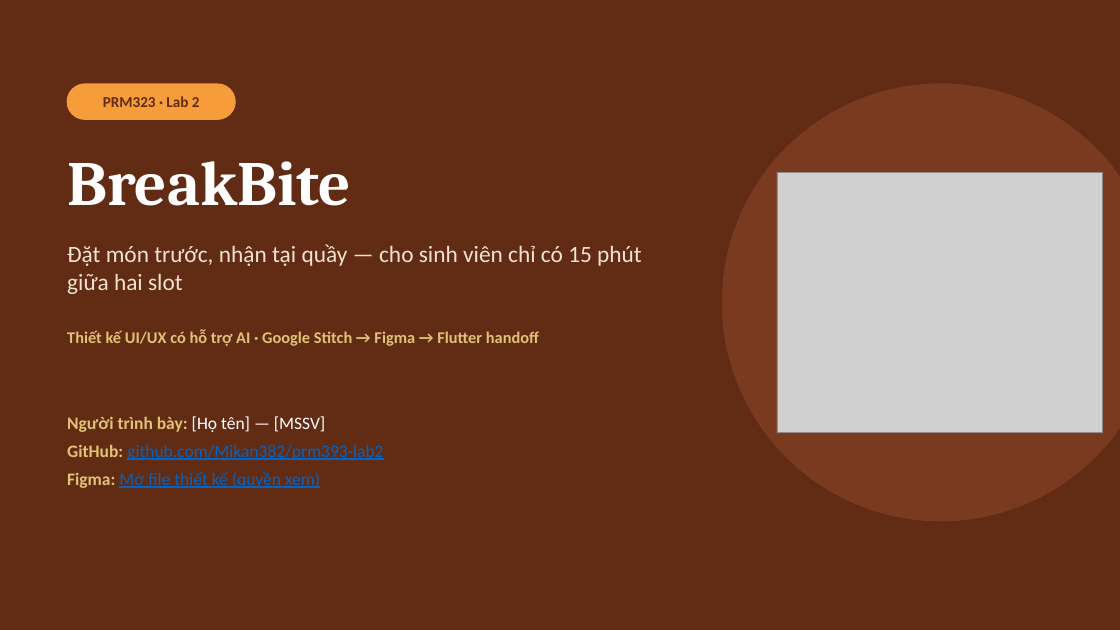
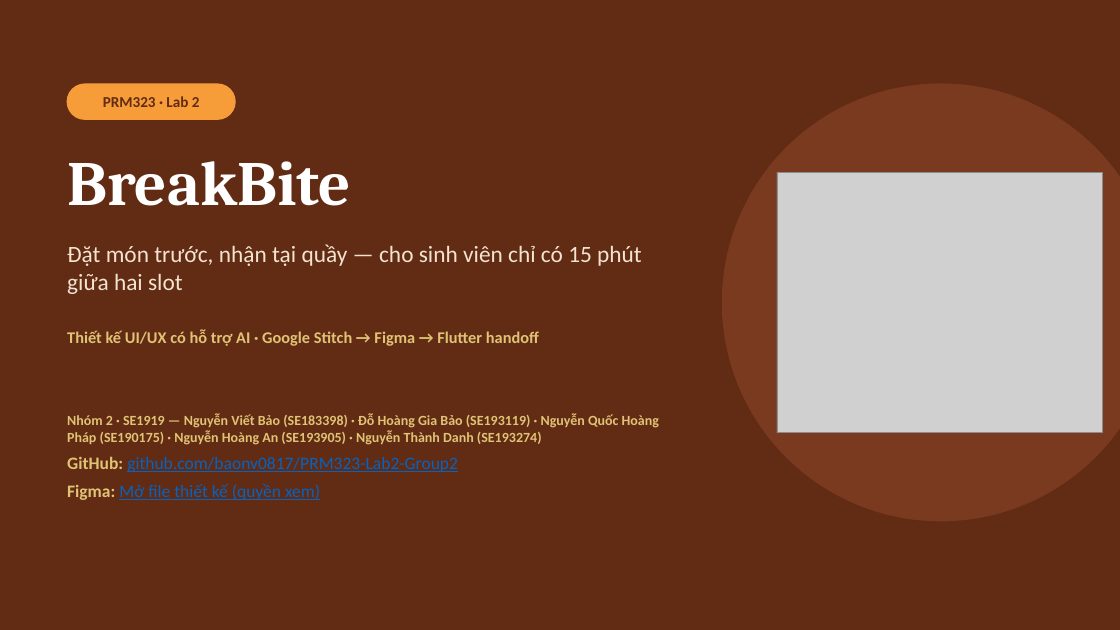
Before and after one commit to baonv0817/PRM323-Lab2-Group2, a slide deck: slide 1 of slides/BreakBite_Lab2_Presentation.pptx. Drawn at 1120x630 pixels with LibreOffice and Linux fonts; fonts in the diff are those of the drawing; grey boxes stand for pictures. Boxes give left, top, right and bottom in pixels: in the first picture for what was removed or moved away, otherwise in the second. Text is boxed around its words. In the diff, an @@ line names an element or a change of style, - is before the commit and + after.

```diff
--- a/slides/BreakBite_Lab2_Presentation.pptx
+++ b/slides/BreakBite_Lab2_Presentation.pptx
@@ text at [67,413,659,472]: text changed; size 15 to 12 pt; text colour #0563C1 to #E0C375; bold on @@
-Người trình bày: [Họ tên] — [MSSV]
-GitHub: github.com/Mikan382/prm393-lab2
+Nhóm 2 · SE1919 — Nguyễn Viết Bảo (SE183398) · Đỗ Hoàng Gia Bảo (SE193119) · Nguyễn Quốc Hoàng Pháp (SE190175) · Nguyễn Hoàng An (SE193905) · Nguyễn Thành Danh (SE193274)
+GitHub: github.com/baonv0817/PRM323-Lab2-Group2
```
Also in this commit, not shown: 17 other slides changed, 4 slides added, 17 other files.
